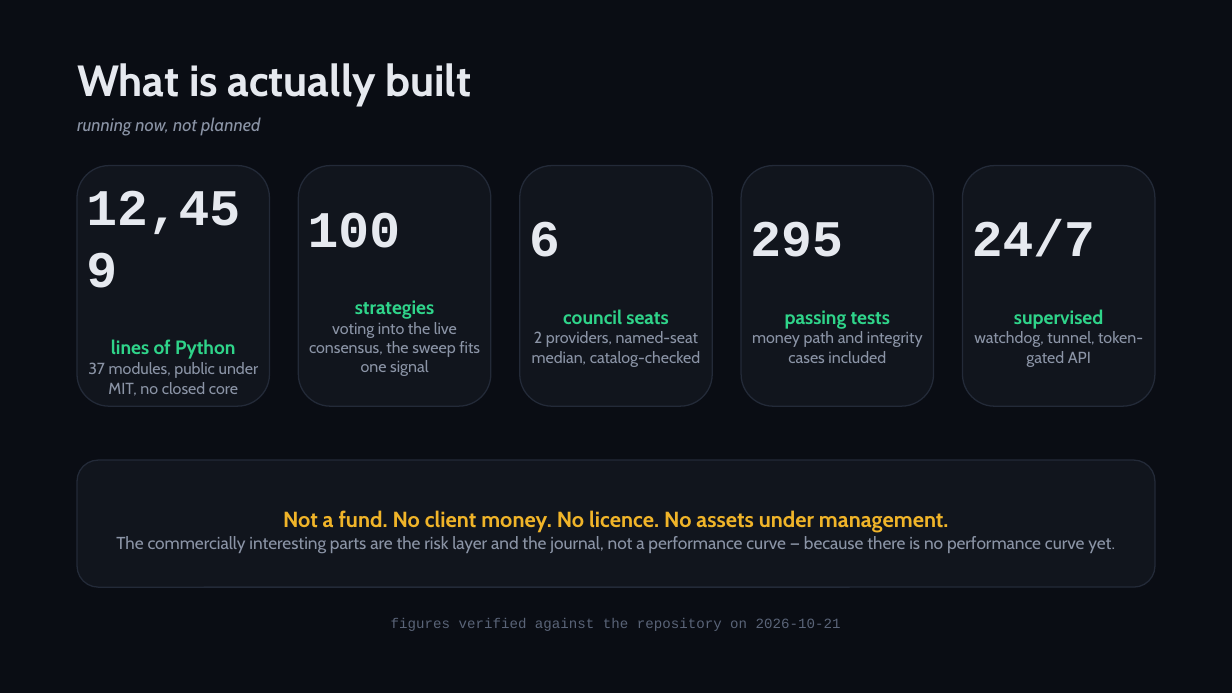
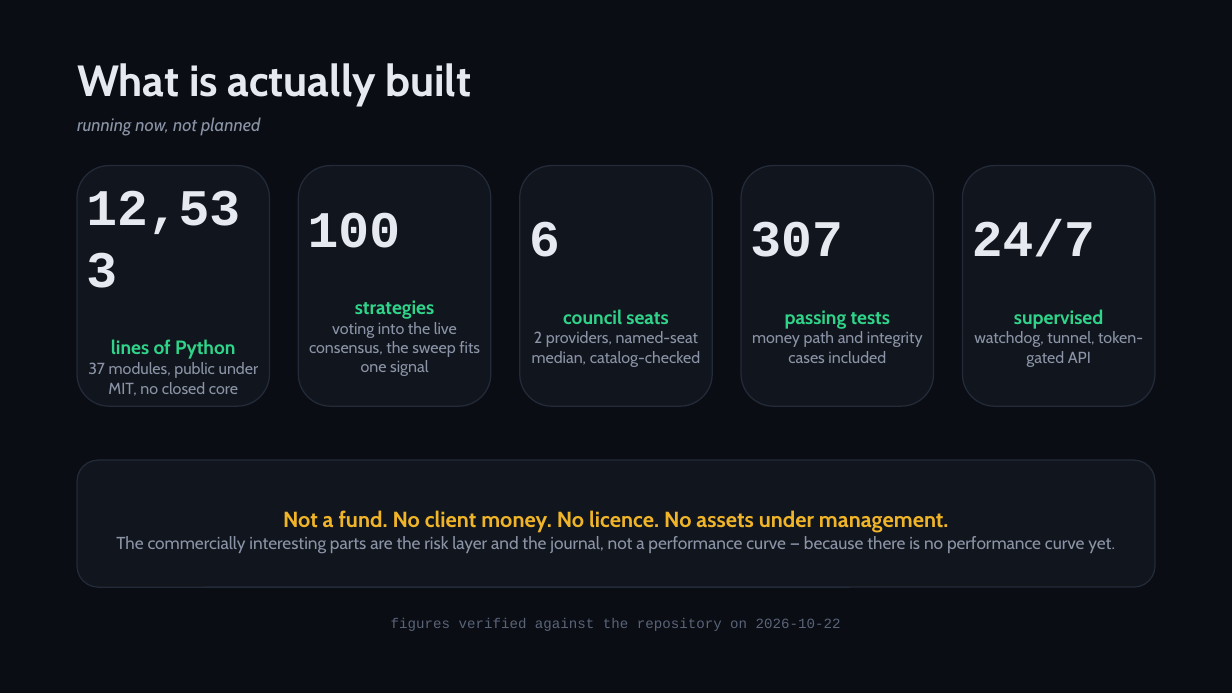
Before and after one commit to zhaider5142009-oss/kairos, a slide deck: slide 3 of docs/investors/KAIROS_Investor_Deck.pptx. Drawn at 1232x693 pixels with LibreOffice and Linux fonts; fonts in the diff are those of the drawing. Boxes give left, top, right and bottom in pixels: in the first picture for what was removed or moved away, otherwise in the second. Text is boxed around its words. In the diff, an @@ line names an element or a change of style, - is before the commit and + after.

```diff
--- a/docs/investors/KAIROS_Investor_Deck.pptx
+++ b/docs/investors/KAIROS_Investor_Deck.pptx
@@ text in rounded rectangle at box(86, 190, 240, 234): text changed @@
-12,459
+12,533
@@ text in rounded rectangle at box(750, 221, 842, 257): text changed @@
-295
+307
@@ text at box(391, 618, 841, 631): text changed @@
-figures verified against the repository on 2026-10-21
+figures verified against the repository on 2026-10-22
```
Also in this commit, not shown: 3 other slides changed, 16 other files.
